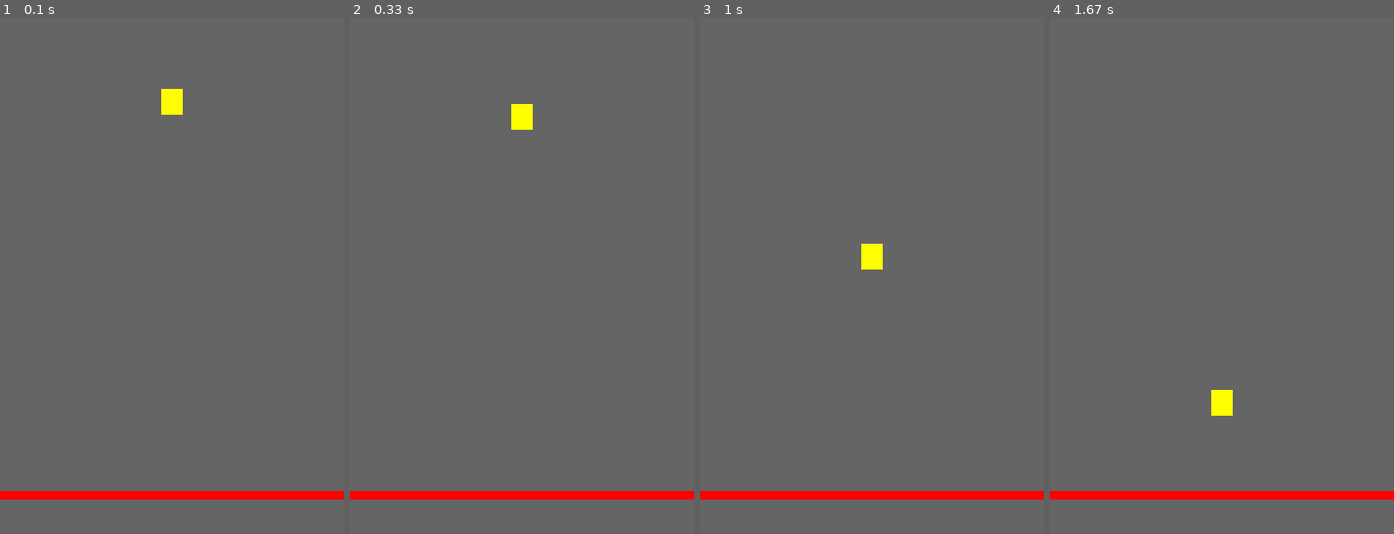
Above: before the commit, frames 1-4 (left to right).
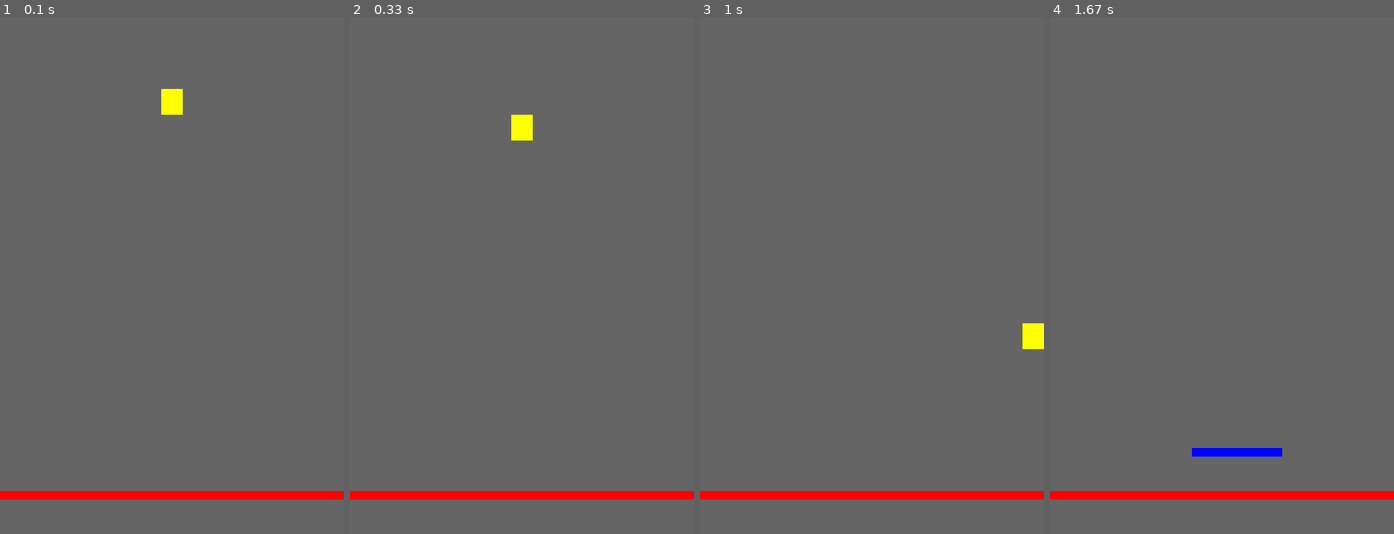
Above: after the commit, the same moments.

Repository: alexandreszybiak/pygame-house
Game: pygame game, started from main.py
Same seed, same stepped clock (60 frames per second), same inputs: the game is played once before the commit and once after it.
Inputs:
- Up to frame 1 (0.1 s): no input
- Up to frame 2 (0.33 s): no input
- Up to frame 3 (1 s): hold Right 0.33-0.8 s; hold Right from 0.83 s (still down)
- Up to frame 4 (1.67 s): release Right at 1.3 s; hold Left from 1.33 s (still down)

Frame 1 is identical in both runs. In frame 2, 0.3% of the frame differs, in the area x 46-54%, y 16-24%; in frame 3, 0.6%; in frame 4, 0.8%, in the area x 41-68%, y 72-85%.

Commit message:
Added left right movement

Diff:
--- a/main.py
+++ b/main.py
@@ -35,9 +35,15 @@
         self._y_remainder = 0
         self.rect = pygame.Rect(viewport.get_width()/2-5, 32, 10, 12)
     def update(self):
-        self._velocity_y += 0.04
+        move_dir = -keys[pygame.K_LEFT] + keys[pygame.K_RIGHT]
+        self._velocity_y += 0.06
         #self._velocity_y
         #self._y += self._velocity_y
+        self.rect.move_ip(move_dir * 2, 0)
+        if self.rect.left < 0:
+            self.rect.left = 0
+        elif self.rect.right > viewport.get_width():
+            self.rect.right = viewport.get_width()
         self.move_y(self._velocity_y)
     def move_y(self, amount):
         self._y_remainder += amount
@@ -52,7 +58,7 @@
                 self.rect.move_ip(0, _sign)
                 _move -= _sign
             else:
-                self._velocity_y = -3
+                self._velocity_y = -2.6
                 platforms.pop(p)
                 break
     def draw(self):
@@ -65,6 +71,7 @@
 clock = pygame.time.Clock()
 pygame.time.set_timer(999, 1000, 0)
 running = True
+keys = pygame.key.get_pressed()
 
 #game variables
 wall = pygame.image.load('wall.png').convert()
@@ -80,7 +87,7 @@
         if event.type == 999:
             p = Platform()
             platforms.append(p)
-
+    keys = pygame.key.get_pressed()
 
     # fill the screen with a color to wipe away anything from last frame
     viewport.fill(0x656565)
